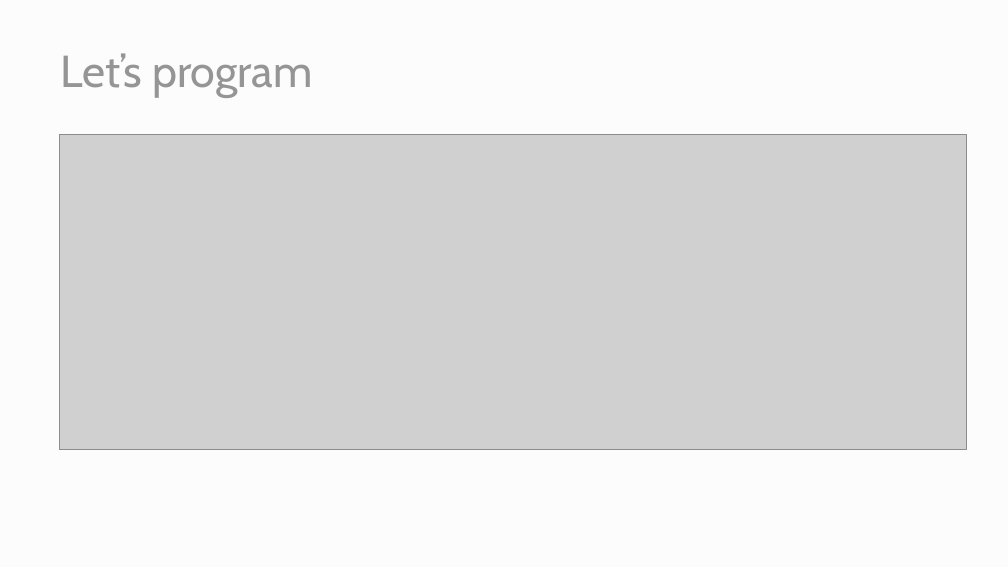
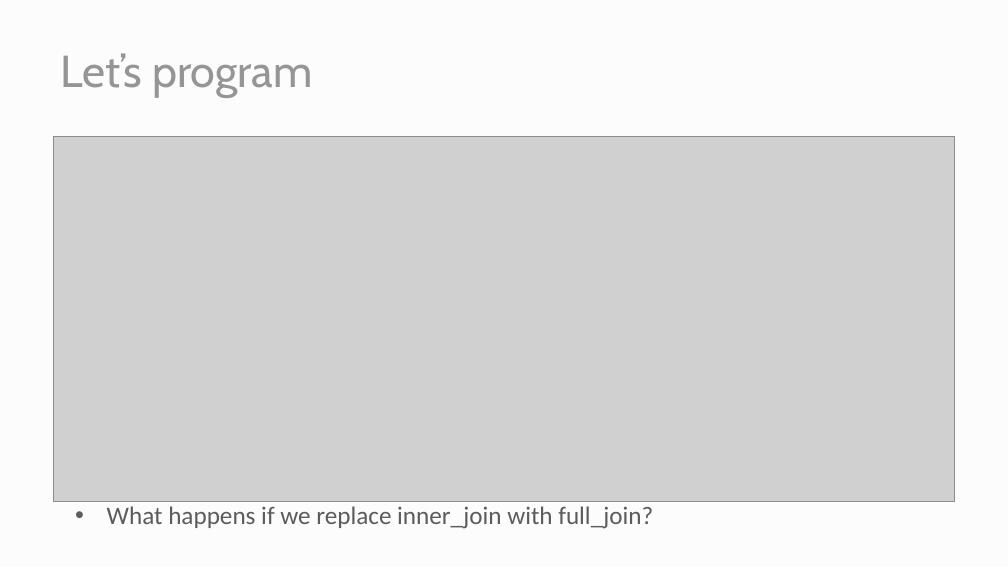
Before and after one commit to aweimann/floto-lab-learning-bioinformatics, a slide deck: slide 23 of docs/presentations/data_transformations.pptx (slide 22 before the commit). Drawn at 1008x567 pixels with LibreOffice and Linux fonts; fonts in the diff are those of the drawing; grey boxes stand for pictures. Boxes give left, top, right and bottom in pixels: in the first picture for what was removed or moved away, otherwise in the second. Text is boxed around its words. In the diff, an @@ line names an element or a change of style, - is before the commit and + after.

```diff
--- a/docs/presentations/data_transformations.pptx
+++ b/docs/presentations/data_transformations.pptx
@@ picture: place and size @@
-picture at [59,135,967,450]
+picture at [53,137,955,502]
@@ text added at [107,506,653,529], 18 pt, text #5C5C5C @@
+• What happens if we replace inner_join with full_join?
```
Also in this commit, not shown: 8 other slides changed, 36 other files.
